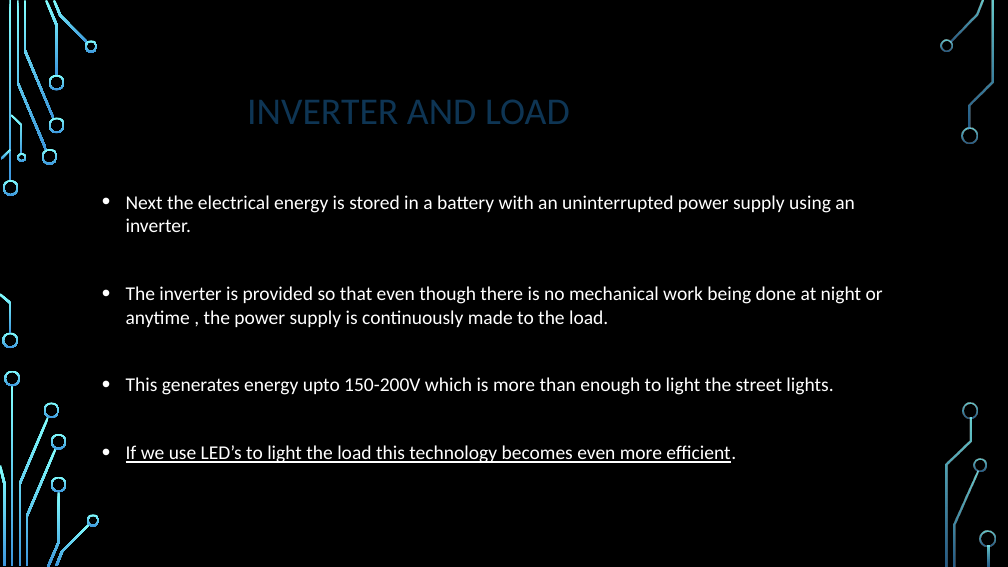
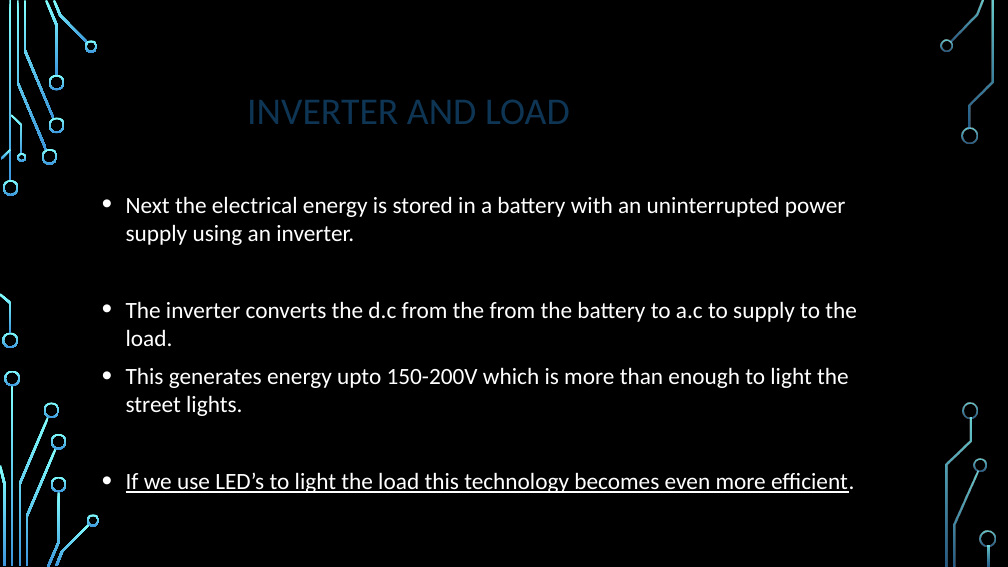
Before and after one commit to Abbashozefa/MINI-PROJECT-SEM1, a slide deck: slide 14 of mini project sem 1.pptx. Drawn at 1008x567 pixels with LibreOffice and Linux fonts; fonts in the diff are those of the drawing; background and template pictures are left out. Boxes give left, top, right and bottom in pixels: in the first picture for what was removed or moved away, otherwise in the second. Text is boxed around its words. In the diff, an @@ line names an element or a change of style, - is before the commit and + after.

```diff
--- a/mini project sem 1.pptx
+++ b/mini project sem 1.pptx
@@ text at (126, 196, 854, 493): size 18.6 to 22.2 pt in "Next the electrical energy is stored in ...", "This generates energy upto 150-200V which is ...", "If we use LED’s to light the ..." @@
@@ text at (126, 301, 857, 346): text changed; size 18.6 to 22.2 pt @@
-• The inverter is provided so that even though there is no mechanical work being done at night or anytime , the power supply is continuously made to the load.
+• The inverter converts the d.c from the from the battery to a.c to supply to the load.
```
Also in this commit, not shown: 2 other slides changed.
